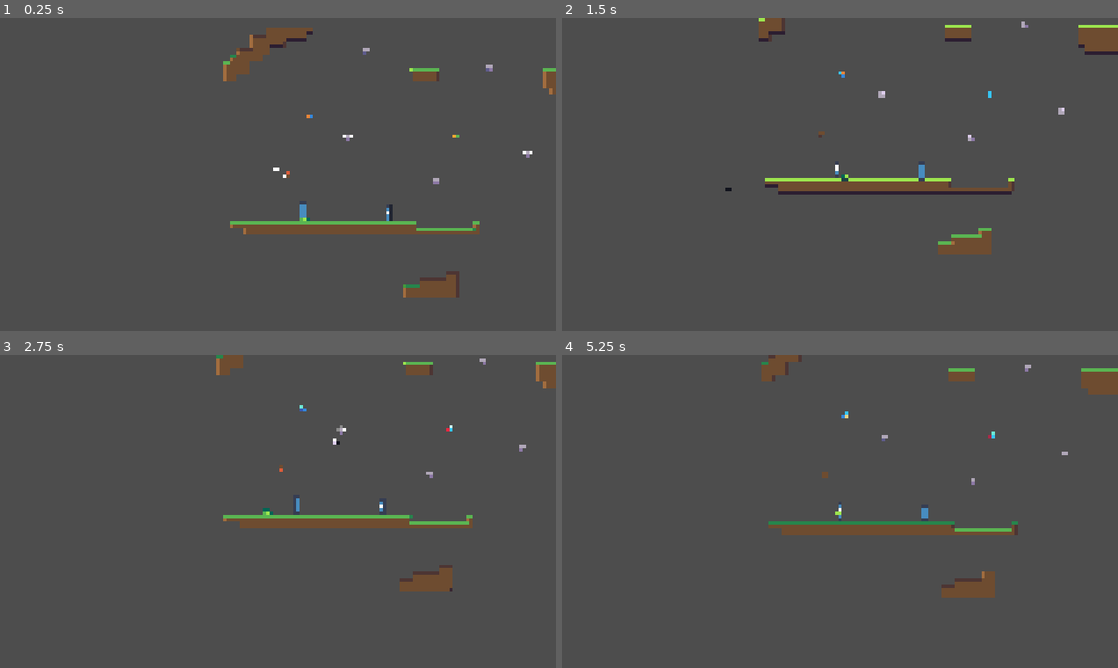
Above: before the commit, frames 1-4 (two rows, left to right).
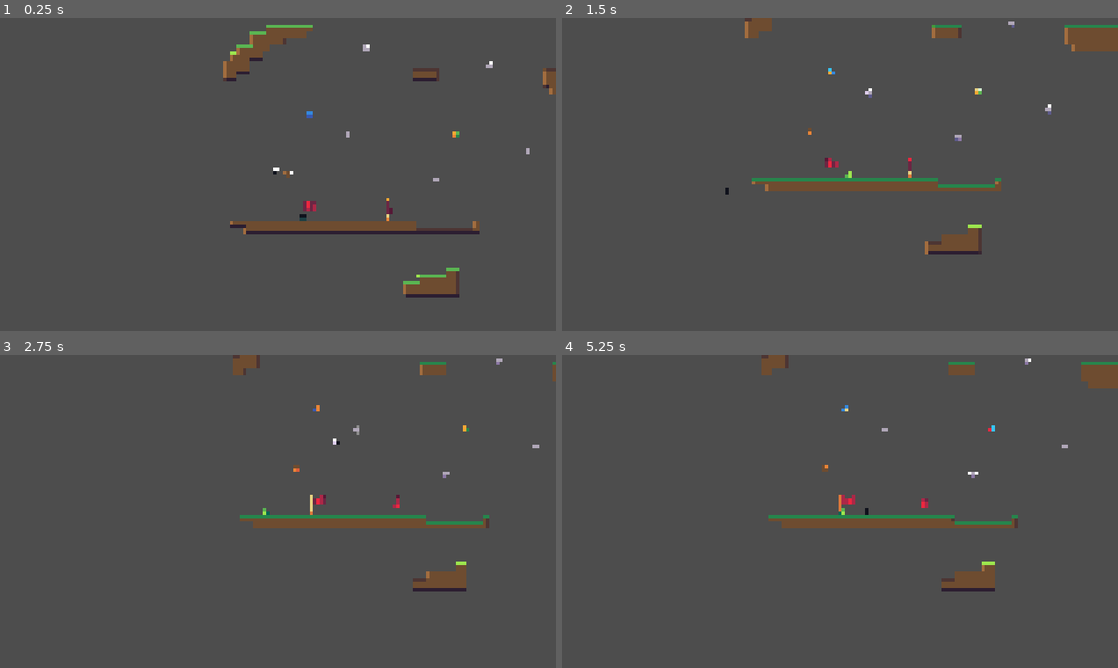
Above: after the commit, the same moments.

Repository: MadAvidCoder/Spin-phibian
Game: Godot game, scene res://scenes/main.tscn
The game is run twice, just before and just after one commit, with the same random seed, the same clock (stepped at 60 frames per second) and the same inputs. The engine's default icon, where the game draws it, is replaced by a stand-in: a white triangle on a blue panel in a dark square.
Inputs (mouse positions are in pixels of both pictures, inside the frame that each line leads up to):
- Up to frame 1 (0.25 s): no input
- Up to frame 2 (1.5 s): tap Enter (ui_accept) at 0.5, 0.77 s; move the mouse to (962, 158) at 0.52 s; hold D (right) from 0.53 s (still down); click (962, 158) at 0.6 s; move the mouse to (728, 190) at 1.27 s; click (728, 190) at 1.35 s
- Up to frame 3 (2.75 s): tap Enter (ui_accept) at 1.52 s; move the mouse to (333, 442) at 2.02 s; release D (right) at 2.03 s; hold A (left) from 2.03 s (still down); click (333, 442) at 2.1 s
- Up to frame 4 (5.25 s): move the mouse to (812, 574) at 2.77 s; release A (left) at 2.78 s; hold D (right) 2.78-4.28 s; click (812, 574) at 2.85 s; tap Enter (ui_accept) at 3.02, 3.77, 4.52 s; move the mouse to (1006, 558) at 3.52 s; click (1006, 558) at 3.6 s; move the mouse to (673, 464) at 4.27 s; hold A (left) 4.28-5.03 s; click (673, 464) at 4.35 s; move the mouse to (867, 511) at 5.02 s; hold D (right) from 5.03 s (still down); click (867, 511) at 5.1 s

The runs differ from the first frame. In frame 1, 2.3% of the frame differs, in the area x 40-100%, y 2-90%; in frame 2, 3.2%; in frame 3, 2.7%; in frame 4, 4.2%, in the area x 35-100%, y 0-78%.

Commit message:
added checkpoint animation

Diff:
--- a/src/scenes/checkpoint.tscn
+++ b/src/scenes/checkpoint.tscn
@@ -1,11 +1,90 @@
 [gd_scene format=3 uid="uid://dm0gln7oqt738"]
 
 [ext_resource type="Script" uid="uid://comwpofdan7ag" path="res://scripts/checkpoint.gd" id="1_ywqth"]
-[ext_resource type="Texture2D" uid="uid://barq67eed08is" path="res://icon.svg" id="2_vsimk"]
+[ext_resource type="Texture2D" uid="uid://bkgmtv2wkkobm" path="res://assets/sprites/checkpoint-Sheet.png" id="2_ywqth"]
 
 [sub_resource type="CapsuleShape2D" id="CapsuleShape2D_alp7y"]
 radius = 4.0
 height = 42.0
+
+[sub_resource type="AtlasTexture" id="AtlasTexture_vsimk"]
+atlas = ExtResource("2_ywqth")
+region = Rect2(0, 0, 64, 64)
+
+[sub_resource type="AtlasTexture" id="AtlasTexture_yqsag"]
+atlas = ExtResource("2_ywqth")
+region = Rect2(64, 64, 64, 64)
+
+[sub_resource type="AtlasTexture" id="AtlasTexture_c45tw"]
+atlas = ExtResource("2_ywqth")
+region = Rect2(0, 64, 64, 64)
+
+[sub_resource type="AtlasTexture" id="AtlasTexture_55jpe"]
+atlas = ExtResource("2_ywqth")
+region = Rect2(0, 64, 64, 64)
+
+[sub_resource type="AtlasTexture" id="AtlasTexture_vc08m"]
+atlas = ExtResource("2_ywqth")
+region = Rect2(64, 64, 64, 64)
+
+[sub_resource type="AtlasTexture" id="AtlasTexture_tl56q"]
+atlas = ExtResource("2_ywqth")
+region = Rect2(0, 128, 64, 64)
+
+[sub_resource type="AtlasTexture" id="AtlasTexture_ok2sx"]
+atlas = ExtResource("2_ywqth")
+region = Rect2(64, 128, 64, 64)
+
+[sub_resource type="AtlasTexture" id="AtlasTexture_j0vas"]
+atlas = ExtResource("2_ywqth")
+region = Rect2(128, 128, 64, 64)
+
+[sub_resource type="SpriteFrames" id="SpriteFrames_n83mn"]
+animations = [{
+"frames": [{
+"duration": 1.0,
+"texture": SubResource("AtlasTexture_vsimk")
+}],
+"loop": 1,
+"name": &"down",
+"speed": 10.0
+}, {
+"frames": [{
+"duration": 1.0,
+"texture": SubResource("AtlasTexture_yqsag")
+}, {
+"duration": 1.0,
+"texture": SubResource("AtlasTexture_c45tw")
+}],
+"loop": 0,
+"name": &"going_down",
+"speed": 10.0
+}, {
+"frames": [{
+"duration": 1.0,
+"texture": SubResource("AtlasTexture_55jpe")
+}, {
+"duration": 1.0,
+"texture": SubResource("AtlasTexture_vc08m")
+}],
+"loop": 0,
+"name": &"going_up",
+"speed": 10.0
+}, {
+"frames": [{
+"duration": 1.0,
+"texture": SubResource("AtlasTexture_tl56q")
+}, {
+"duration": 1.0,
+"texture": SubResource("AtlasTexture_ok2sx")
+}, {
+"duration": 1.0,
+"texture": SubResource("AtlasTexture_j0vas")
+}],
+"loop": 1,
+"name": &"up",
+"speed": 10.0
+}]
 
 [node name="Checkpoint" type="Area2D" unique_id=1000476754]
 collision_layer = 8
@@ -14,11 +93,14 @@
 
 [node name="Marker2D" type="Marker2D" parent="." unique_id=465377329]
 
-[node name="Sprite2D" type="Sprite2D" parent="." unique_id=1961683711]
-scale = Vector2(0.109375, 0.3359375)
-texture = ExtResource("2_vsimk")
-
 [node name="CollisionShape2D" type="CollisionShape2D" parent="." unique_id=609945021]
+position = Vector2(0, -21)
 shape = SubResource("CapsuleShape2D_alp7y")
 
+[node name="AnimatedSprite2D" type="AnimatedSprite2D" parent="." unique_id=1630420743]
+position = Vector2(1, -32)
+sprite_frames = SubResource("SpriteFrames_n83mn")
+animation = &"down"
+
 [connection signal="body_entered" from="." to="." method="_on_body_entered"]
+[connection signal="animation_finished" from="AnimatedSprite2D" to="." method="_on_sprite_animation_finished"]
--- a/src/scenes/main.tscn
+++ b/src/scenes/main.tscn
@@ -462,10 +462,10 @@
 [node name="Checkpoints" type="Node2D" parent="Gameplay" unique_id=1590479324]
 
 [node name="Checkpoint" parent="Gameplay/Checkpoints" unique_id=1289367084 instance=ExtResource("6_tefeu")]
-position = Vector2(476, 461)
+position = Vector2(476, 480)
 
 [node name="StartCheckpoint" parent="Gameplay" unique_id=1000476754 instance=ExtResource("6_tefeu")]
-position = Vector2(280, 457)
+position = Vector2(280, 480)
 
 [node name="Frog" parent="Gameplay" unique_id=1809645032 instance=ExtResource("1_o5qli")]
 unique_name_in_owner = true
--- a/src/scripts/checkpoint.gd
+++ b/src/scripts/checkpoint.gd
@@ -1,8 +1,20 @@
 extends Area2D
 class_name Checkpoint
 
+@onready var sprite: AnimatedSprite2D = $AnimatedSprite2D
 @onready var marker = $Marker2D
 
 func _on_body_entered(body: Node2D) -> void:
 	if body.is_in_group("frog"):
-		body.set_checkpoint(self)
+		if body.checkpoint != self:
+			body.set_checkpoint(self)
+			sprite.play("going_up")
+		else:
+			sprite.play("up")
+
+
+func _on_sprite_animation_finished() -> void:
+	if sprite.animation == "going_up":
+		sprite.play("up")
+	elif sprite.animation == "going_down":
+		sprite.play("down")
--- a/src/scripts/frog.gd
+++ b/src/scripts/frog.gd
@@ -41,6 +41,7 @@
 		respawn()
 
 func set_checkpoint(point: Checkpoint):
+	checkpoint.sprite.play("going_down")
 	checkpoint = point
 
 func _physics_process(delta: float) -> void:
Binary file added: src/assets/sprites/checkpoint-Sheet.png
Not shown, added: src/assets/sprites/checkpoint-Sheet.png.import
Binary file added: src/assets/sprites/checkpoint.aseprite
